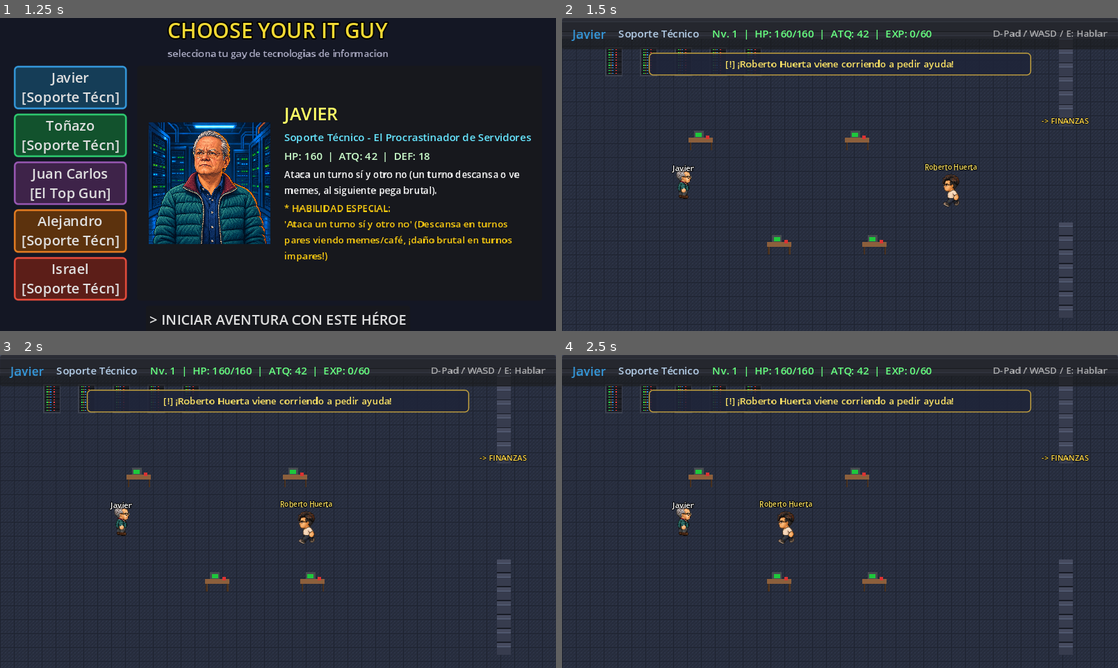
Above: before the commit, frames 1-4 (two rows, left to right).
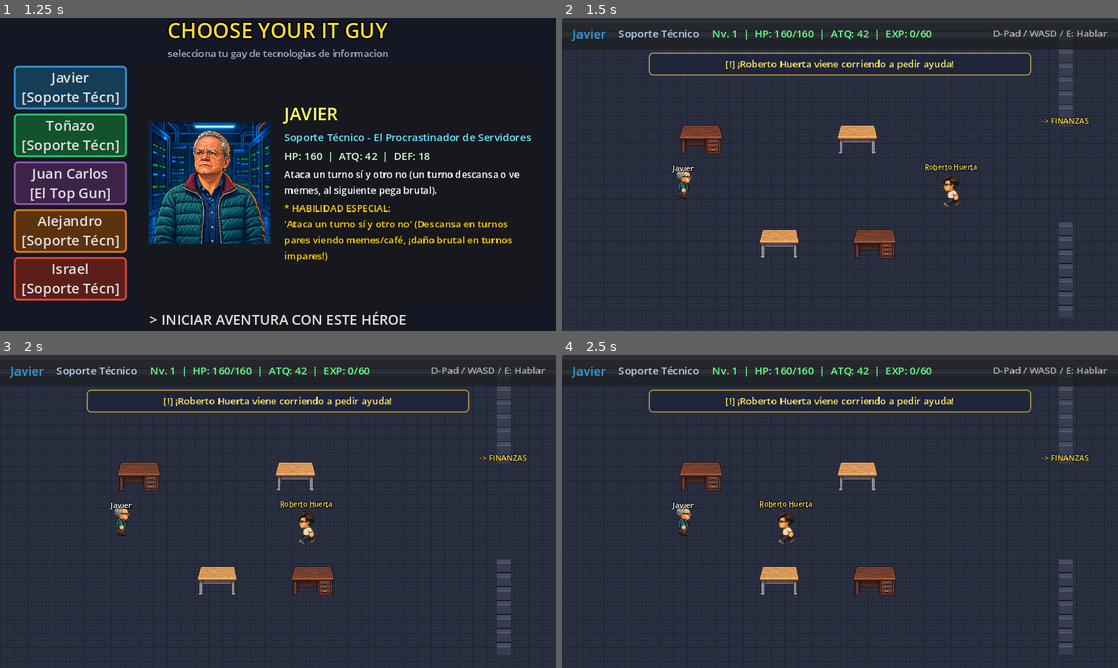
Above: after the commit, the same moments.

Repository: nevalova/it-adventures
Game: Godot game, scene res://scenes/title_screen.tscn
Two runs of this game, one before a commit and one after it. Both use one fixed random seed, a clock stepped at 60 frames per second and the inputs below.
Inputs (mouse positions are in pixels of both pictures, inside the frame that each line leads up to):
- Up to frame 1 (1.25 s): tap Space at 0.5, 0.6 s; move the mouse to (400, 158) at 0.52 s; hold Right (ui_right) from 0.53 s (still down); click (400, 158) at 0.67 s; tap Enter (ui_accept) at 0.77 s
- Up to frame 2 (1.5 s): release Right (ui_right) at 1.25 s; click "> INICIAR AVENTURA CON ESTE H…" at 1.25 s
- Up to frame 3 (2 s): no input
- Up to frame 4 (2.5 s): drag from (728, 527) to (812, 574) at 2.02 s

Frame 1 is identical in both runs. In frame 2, 2.2% of the frame differs, in the area x 7-60%, y 10-77%; in frame 3, 2.2%; in frame 4, 2.2%.

Commit message:
Use user provided desks for all office furniture and temporarily remove server racks

Diff:
--- a/scenes/overworld.tscn
+++ b/scenes/overworld.tscn
@@ -3,16 +3,12 @@
 [ext_resource type="Script" path="res://scripts/overworld.gd" id="1_overworld"]
 [ext_resource type="Texture2D" path="res://assets/floor_tile.png" id="2_floor"]
 [ext_resource type="Texture2D" path="res://assets/wall_tile.png" id="3_wall"]
-[ext_resource type="Texture2D" path="res://assets/server_rack.png" id="4_rack"]
-[ext_resource type="Texture2D" path="res://assets/desk.png" id="5_desk"]
 [ext_resource type="PackedScene" path="res://scenes/player.tscn" id="6_player"]
 [ext_resource type="PackedScene" path="res://scenes/enemy.tscn" id="7_enemy"]
 [ext_resource type="Texture2D" path="res://assets/characters/roberto_huerta_spritesheet.png" id="8_roberto_spr"]
 [ext_resource type="Texture2D" path="res://assets/characters/usuaria_spritesheet.png" id="9_usuaria_spr"]
-[ext_resource type="Texture2D" path="res://assets/props/workstation_assembled.png" id="10_workstation"]
 [ext_resource type="Texture2D" path="res://assets/props/desk_light.png" id="11_desk_light"]
 [ext_resource type="Texture2D" path="res://assets/props/desk_office.png" id="12_desk_office"]
-[ext_resource type="Texture2D" path="res://assets/props/workstation_executive.png" id="13_workstation_exec"]
 [ext_resource type="Texture2D" path="res://assets/characters/novato_spritesheet.png" id="16_novato_spr"]
 [ext_resource type="Texture2D" path="res://assets/characters/dragon_boss_spritesheet.png" id="17_dragon_spr"]
 
@@ -161,50 +157,29 @@
 
 [node name="EnvironmentProps" type="Node2D" parent="."]
 
-[node name="ServerRack1" type="Sprite2D" parent="EnvironmentProps"]
-texture_filter = 0
-position = Vector2(60, 50)
-texture = ExtResource("4_rack")
-
-[node name="ServerRack2" type="Sprite2D" parent="EnvironmentProps"]
-texture_filter = 0
-position = Vector2(100, 50)
-texture = ExtResource("4_rack")
-
-[node name="ServerRack3" type="Sprite2D" parent="EnvironmentProps"]
-texture_filter = 0
-position = Vector2(140, 50)
-texture = ExtResource("4_rack")
-
-[node name="ServerRack4" type="Sprite2D" parent="EnvironmentProps"]
-texture_filter = 0
-position = Vector2(180, 50)
-texture = ExtResource("4_rack")
-
-[node name="ServerRack5" type="Sprite2D" parent="EnvironmentProps"]
-texture_filter = 0
-position = Vector2(220, 50)
-texture = ExtResource("4_rack")
-
 [node name="DeskIT1" type="Sprite2D" parent="EnvironmentProps"]
-texture_filter = 0
+texture_filter = 1
 position = Vector2(160, 140)
-texture = ExtResource("5_desk")
+scale = Vector2(0.14, 0.14)
+texture = ExtResource("12_desk_office")
 
 [node name="DeskIT2" type="Sprite2D" parent="EnvironmentProps"]
-texture_filter = 0
+texture_filter = 1
 position = Vector2(340, 140)
-texture = ExtResource("5_desk")
+scale = Vector2(0.14, 0.14)
+texture = ExtResource("11_desk_light")
 
 [node name="DeskIT3" type="Sprite2D" parent="EnvironmentProps"]
-texture_filter = 0
+texture_filter = 1
 position = Vector2(250, 260)
-texture = ExtResource("5_desk")
+scale = Vector2(0.14, 0.14)
+texture = ExtResource("11_desk_light")
 
 [node name="DeskIT4" type="Sprite2D" parent="EnvironmentProps"]
-texture_filter = 0
+texture_filter = 1
 position = Vector2(360, 260)
-texture = ExtResource("5_desk")
+scale = Vector2(0.14, 0.14)
+texture = ExtResource("12_desk_office")
 
 [node name="OfficeFurniture" type="Node2D" parent="."]
 
@@ -215,8 +190,8 @@
 
 [node name="Sprite" type="Sprite2D" parent="OfficeFurniture/DeskF1"]
 texture_filter = 1
-scale = Vector2(0.12, 0.12)
-texture = ExtResource("10_workstation")
+scale = Vector2(0.14, 0.14)
+texture = ExtResource("12_desk_office")
 
 [node name="Coll" type="CollisionShape2D" parent="OfficeFurniture/DeskF1"]
 position = Vector2(0, 4)
@@ -229,8 +204,8 @@
 
 [node name="Sprite" type="Sprite2D" parent="OfficeFurniture/DeskF2"]
 texture_filter = 1
-scale = Vector2(0.12, 0.12)
-texture = ExtResource("13_workstation_exec")
+scale = Vector2(0.14, 0.14)
+texture = ExtResource("11_desk_light")
 
 [node name="Coll" type="CollisionShape2D" parent="OfficeFurniture/DeskF2"]
 position = Vector2(0, 4)
@@ -243,8 +218,8 @@
 
 [node name="Sprite" type="Sprite2D" parent="OfficeFurniture/DeskF3_Carlos"]
 texture_filter = 1
-scale = Vector2(0.12, 0.12)
-texture = ExtResource("10_workstation")
+scale = Vector2(0.14, 0.14)
+texture = ExtResource("12_desk_office")
 
 [node name="Coll" type="CollisionShape2D" parent="OfficeFurniture/DeskF3_Carlos"]
 position = Vector2(0, 4)
@@ -257,8 +232,8 @@
 
 [node name="Sprite" type="Sprite2D" parent="OfficeFurniture/DeskF4"]
 texture_filter = 1
-scale = Vector2(0.12, 0.12)
-texture = ExtResource("13_workstation_exec")
+scale = Vector2(0.14, 0.14)
+texture = ExtResource("11_desk_light")
 
 [node name="Coll" type="CollisionShape2D" parent="OfficeFurniture/DeskF4"]
 position = Vector2(0, 4)
@@ -271,8 +246,8 @@
 
 [node name="Sprite" type="Sprite2D" parent="OfficeFurniture/DeskF5"]
 texture_filter = 1
-scale = Vector2(0.12, 0.12)
-texture = ExtResource("10_workstation")
+scale = Vector2(0.14, 0.14)
+texture = ExtResource("12_desk_office")
 
 [node name="Coll" type="CollisionShape2D" parent="OfficeFurniture/DeskF5"]
 position = Vector2(0, 4)
@@ -285,8 +260,8 @@
 
 [node name="Sprite" type="Sprite2D" parent="OfficeFurniture/DeskF6"]
 texture_filter = 1
-scale = Vector2(0.12, 0.12)
-texture = ExtResource("13_workstation_exec")
+scale = Vector2(0.14, 0.14)
+texture = ExtResource("11_desk_light")
 
 [node name="Coll" type="CollisionShape2D" parent="OfficeFurniture/DeskF6"]
 position = Vector2(0, 4)
@@ -299,8 +274,8 @@
 
 [node name="Sprite" type="Sprite2D" parent="OfficeFurniture/DeskF7"]
 texture_filter = 1
-scale = Vector2(0.12, 0.12)
-texture = ExtResource("13_workstation_exec")
+scale = Vector2(0.14, 0.14)
+texture = ExtResource("11_desk_light")
 
 [node name="Coll" type="CollisionShape2D" parent="OfficeFurniture/DeskF7"]
 position = Vector2(0, 4)
@@ -313,8 +288,8 @@
 
 [node name="Sprite" type="Sprite2D" parent="OfficeFurniture/DeskF8_Mariana"]
 texture_filter = 1
-scale = Vector2(0.12, 0.12)
-texture = ExtResource("10_workstation")
+scale = Vector2(0.14, 0.14)
+texture = ExtResource("12_desk_office")
 
 [node name="Coll" type="CollisionShape2D" parent="OfficeFurniture/DeskF8_Mariana"]
 position = Vector2(0, 4)
@@ -327,8 +302,8 @@
 
 [node name="Sprite" type="Sprite2D" parent="OfficeFurniture/DeskF9"]
 texture_filter = 1
-scale = Vector2(0.12, 0.12)
-texture = ExtResource("10_workstation")
+scale = Vector2(0.14, 0.14)
+texture = ExtResource("12_desk_office")
 
 [node name="Coll" type="CollisionShape2D" parent="OfficeFurniture/DeskF9"]
 position = Vector2(0, 4)
@@ -341,8 +316,8 @@
 
 [node name="Sprite" type="Sprite2D" parent="OfficeFurniture/DeskF10_Jefa"]
 texture_filter = 1
-scale = Vector2(0.13, 0.13)
-texture = ExtResource("13_workstation_exec")
+scale = Vector2(0.14, 0.14)
+texture = ExtResource("11_desk_light")
 
 [node name="Coll" type="CollisionShape2D" parent="OfficeFurniture/DeskF10_Jefa"]
 position = Vector2(0, 4)
@@ -355,8 +330,8 @@
 
 [node name="Sprite" type="Sprite2D" parent="OfficeFurniture/DeskF11"]
 texture_filter = 1
-scale = Vector2(0.12, 0.12)
-texture = ExtResource("10_workstation")
+scale = Vector2(0.14, 0.14)
+texture = ExtResource("12_desk_office")
 
 [node name="Coll" type="CollisionShape2D" parent="OfficeFurniture/DeskF11"]
 position = Vector2(0, 4)
@@ -369,8 +344,8 @@
 
 [node name="Sprite" type="Sprite2D" parent="OfficeFurniture/DeskF12"]
 texture_filter = 1
-scale = Vector2(0.12, 0.12)
-texture = ExtResource("13_workstation_exec")
+scale = Vector2(0.14, 0.14)
+texture = ExtResource("11_desk_light")
 
 [node name="Coll" type="CollisionShape2D" parent="OfficeFurniture/DeskF12"]
 position = Vector2(0, 4)
@@ -383,8 +358,8 @@
 
 [node name="Sprite" type="Sprite2D" parent="OfficeFurniture/DeskF13"]
 texture_filter = 1
-scale = Vector2(0.12, 0.12)
-texture = ExtResource("10_workstation")
+scale = Vector2(0.14, 0.14)
+texture = ExtResource("12_desk_office")
 
 [node name="Coll" type="CollisionShape2D" parent="OfficeFurniture/DeskF13"]
 position = Vector2(0, 4)
@@ -397,8 +372,8 @@
 
 [node name="Sprite" type="Sprite2D" parent="OfficeFurniture/DeskF14"]
 texture_filter = 1
-scale = Vector2(0.12, 0.12)
-texture = ExtResource("13_workstation_exec")
+scale = Vector2(0.14, 0.14)
+texture = ExtResource("11_desk_light")
 
 [node name="Coll" type="CollisionShape2D" parent="OfficeFurniture/DeskF14"]
 position = Vector2(0, 4)
@@ -411,8 +386,8 @@
 
 [node name="Sprite" type="Sprite2D" parent="OfficeFurniture/DeskF15"]
 texture_filter = 1
-scale = Vector2(0.12, 0.12)
-texture = ExtResource("10_workstation")
+scale = Vector2(0.14, 0.14)
+texture = ExtResource("12_desk_office")
 
 [node name="Coll" type="CollisionShape2D" parent="OfficeFurniture/DeskF15"]
 position = Vector2(0, 4)
@@ -425,8 +400,8 @@
 
 [node name="Sprite" type="Sprite2D" parent="OfficeFurniture/DeskF16"]
 texture_filter = 1
-scale = Vector2(0.12, 0.12)
-texture = ExtResource("13_workstation_exec")
+scale = Vector2(0.14, 0.14)
+texture = ExtResource("11_desk_light")
 
 [node name="Coll" type="CollisionShape2D" parent="OfficeFurniture/DeskF16"]
 position = Vector2(0, 4)
